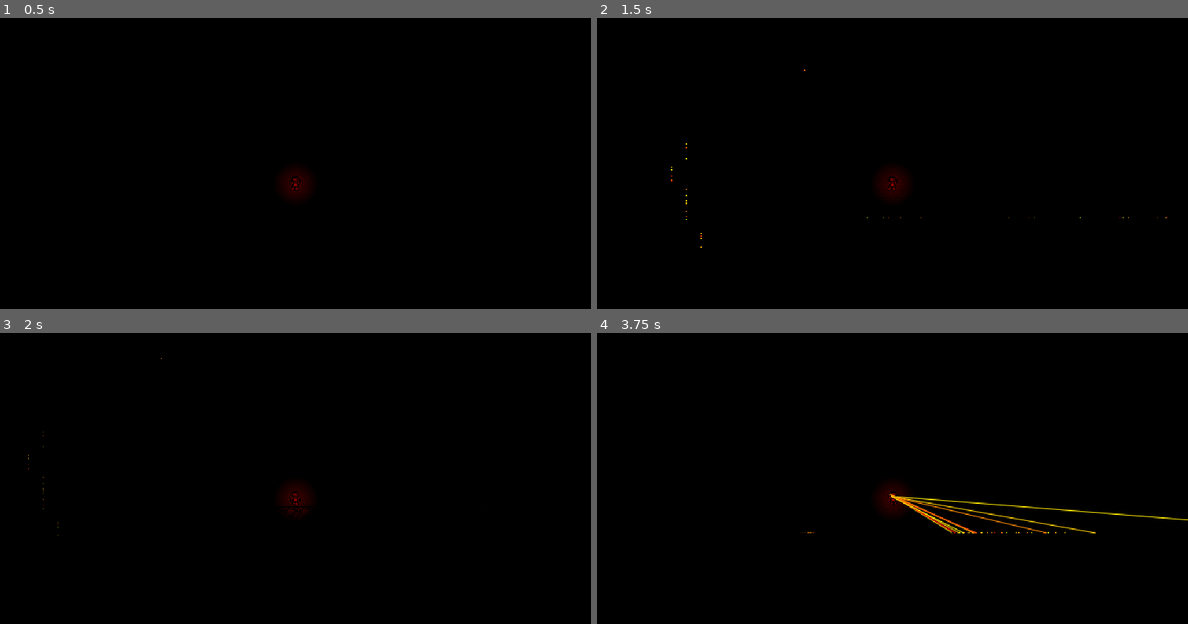
Above: before the commit, frames 1-4 (two rows, left to right).
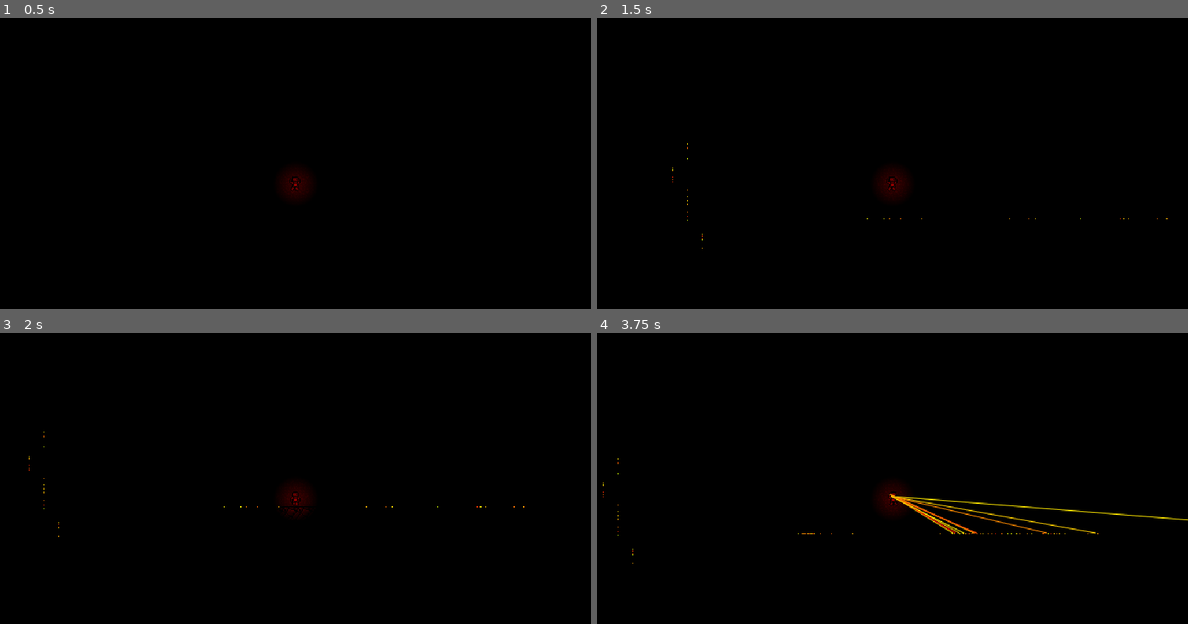
Above: after the commit, the same moments.

Repository: TLochow/ScanR
Game: Godot game, scene res://Main.tscn
The game is run twice, just before and just after one commit, with the same random seed, the same clock (stepped at 60 frames per second) and the same inputs.
Inputs (mouse positions are in pixels of both pictures, inside the frame that each line leads up to):
- Up to frame 1 (0.5 s): no input
- Up to frame 2 (1.5 s): tap Enter at 0.5 s; move the mouse to (1022, 166) at 0.52 s; press the mouse at (1022, 166) at 0.53 s; hold Right (ui_right) from 0.53 s (still down); tap Up (ui_up) at 0.77 s; move the mouse to (774, 201) at 1.27 s; release the mouse at (774, 201) at 1.28 s; click (774, 201) at 1.35 s
- Up to frame 3 (2 s): keep holding Right (ui_right); tap Up (ui_up) at 1.52 s
- Up to frame 4 (3.75 s): move the mouse to (951, 426) at 2.02 s; release Right (ui_right) at 2.03 s; press the mouse at (951, 426) at 2.03 s; hold Left (ui_left) 2.03-2.78 s; move the mouse to (862, 565) at 2.77 s; release the mouse at (862, 565) at 2.78 s; hold Right (ui_right) from 2.78 s (still down); click (862, 565) at 2.85 s; tap Up (ui_up) at 3.02 s; move the mouse to (1069, 548) at 3.52 s; press the mouse at (1069, 548) at 3.53 s

Frame 1 is identical in both runs. In frame 2, less than 0.1% of the frame differs, in the area x 12-97%, y 17-80%; in frame 3, less than 0.1%; in frame 4, less than 0.1%, in the area x 1-85%, y 43-80%.

Commit message:
Improved Laser Hit Logic

Diff:
--- a/Laser.gd
+++ b/Laser.gd
@@ -6,6 +6,7 @@
 var DrawPos = Vector2(0.0, 0.0)
 var CollidingPos = Vector2(0.0, 0.0)
 var Hit = false
+var Permanent = false
 
 var LaserColor
 
@@ -19,11 +20,12 @@
 	if is_colliding():
 		CollidingPos = get_collision_point()
 		DrawPos = to_local(CollidingPos)
+		Hit = true
 		var hitObject = get_collider()
 		if "Scanable" in hitObject:
-			Hit = hitObject.Scanable
+			Permanent = hitObject.Scanable
 		else:
-			Hit = false
+			Permanent = true
 	update()
 
 func _draw():
@@ -31,11 +33,12 @@
 
 func _on_Timer_timeout():
 	if Hit:
-		var pixelHandler = get_tree().get_nodes_in_group("PixelHandler")[0]
-		pixelHandler.RegisterPixel(CollidingPos, LaserColor)
-	else:
-		var tempPixel = TEMPORARYPIXELSCENE.instance()
-		tempPixel.set_position(CollidingPos)
-		tempPixel.PixelColor = LaserColor
-		get_parent().add_child(tempPixel)
+		if Permanent:
+			var pixelHandler = get_tree().get_nodes_in_group("PixelHandler")[0]
+			pixelHandler.RegisterPixel(CollidingPos, LaserColor)
+		else:
+			var tempPixel = TEMPORARYPIXELSCENE.instance()
+			tempPixel.set_position(CollidingPos)
+			tempPixel.PixelColor = LaserColor
+			get_parent().add_child(tempPixel)
 	call_deferred("queue_free")
